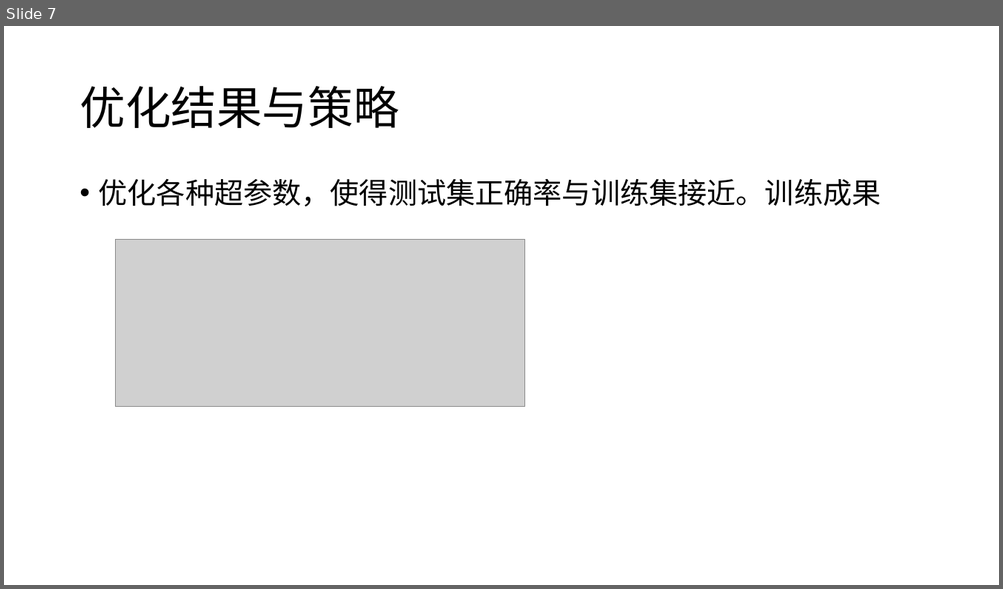
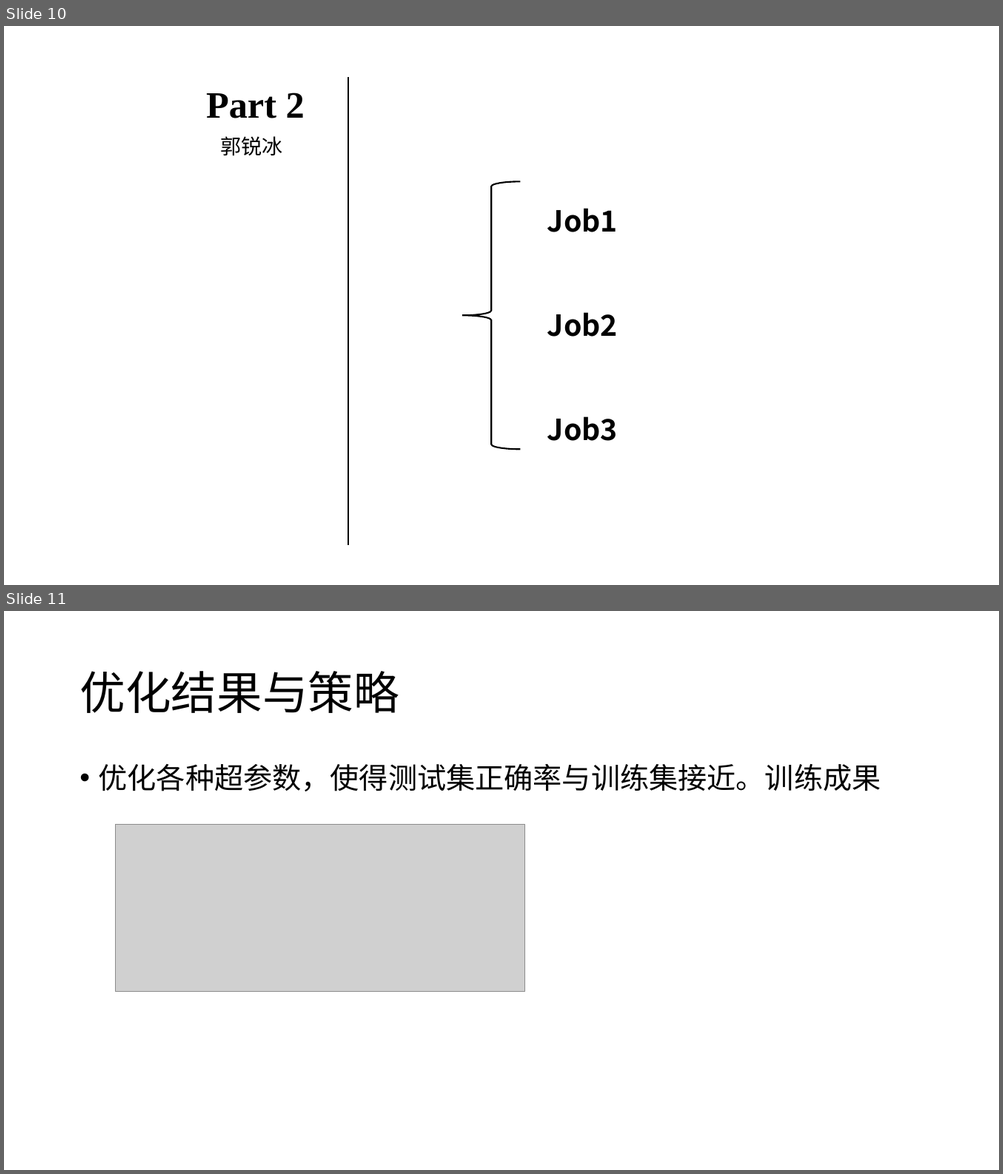
Before and after one commit to Jzzzi/Courses, a slide deck: introToAi/FinalPre/人工智能导论 股票预测.pptx. Shown one above the other, each under a label of ours: slide 7 before the commit, slides 10 and 11 after it. The pictures are 1003x589 and 1003x1174 pixels, drawn with LibreOffice and Linux fonts; fonts in the diff are those of the drawing; grey boxes stand for pictures. Boxes give left, top, right and bottom in pixels: in the first picture for what was removed or moved away, otherwise in the second. Text is boxed around its words. In the diff, an @@ line names an element or a change of style, - is before the commit and + after.

```diff
--- a/introToAi/FinalPre/人工智能导论 股票预测.pptx
+++ b/introToAi/FinalPre/人工智能导论 股票预测.pptx
@@ slide 10 added at (4,26,999,585), background #FFFFFF @@
@@ line added from (349, 77) to (349, 546), #000000 1.5 pt @@
@@ text added at (206,93,304,118), 36 pt, text #000000, bold @@
+Part 2
@@ text added at (221,136,283,156), 20 pt, text #000000 @@
+郭锐冰
@@ left brace added at (462,182,521,450), outline #000000 1.5 pt @@
@@ text added at (547,208,617,441), 28 pt, text #000000, bold @@
+Job1
+Job2
+Job3
@@ what was slide 7 is now slide 11 @@
```
Also in this commit, not shown: 5 slides changed, 4 other slides added, 1 slide removed, 1 other file.
